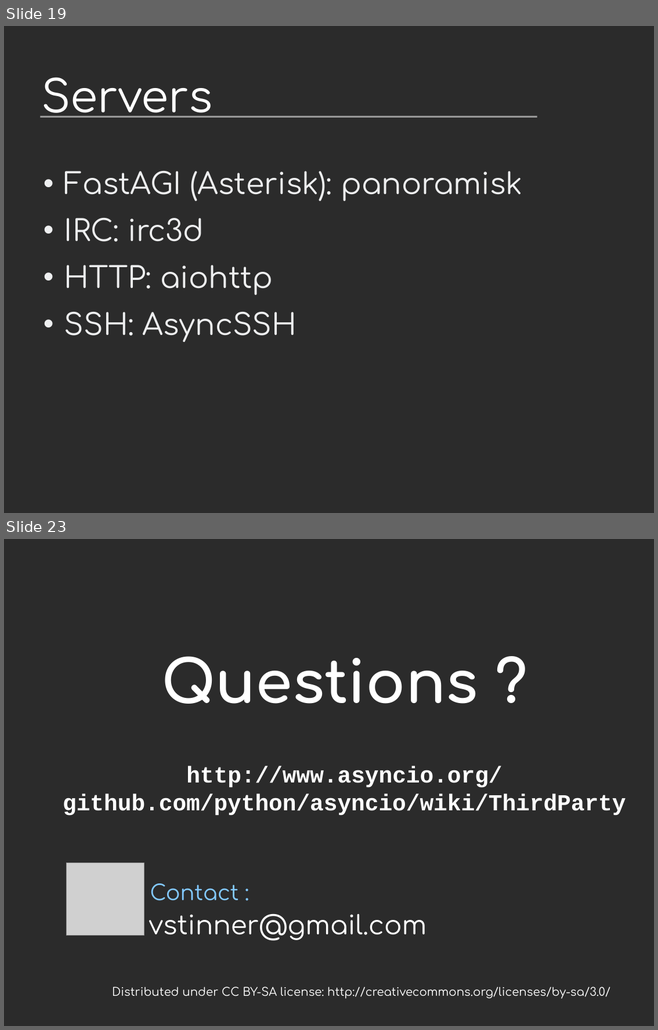
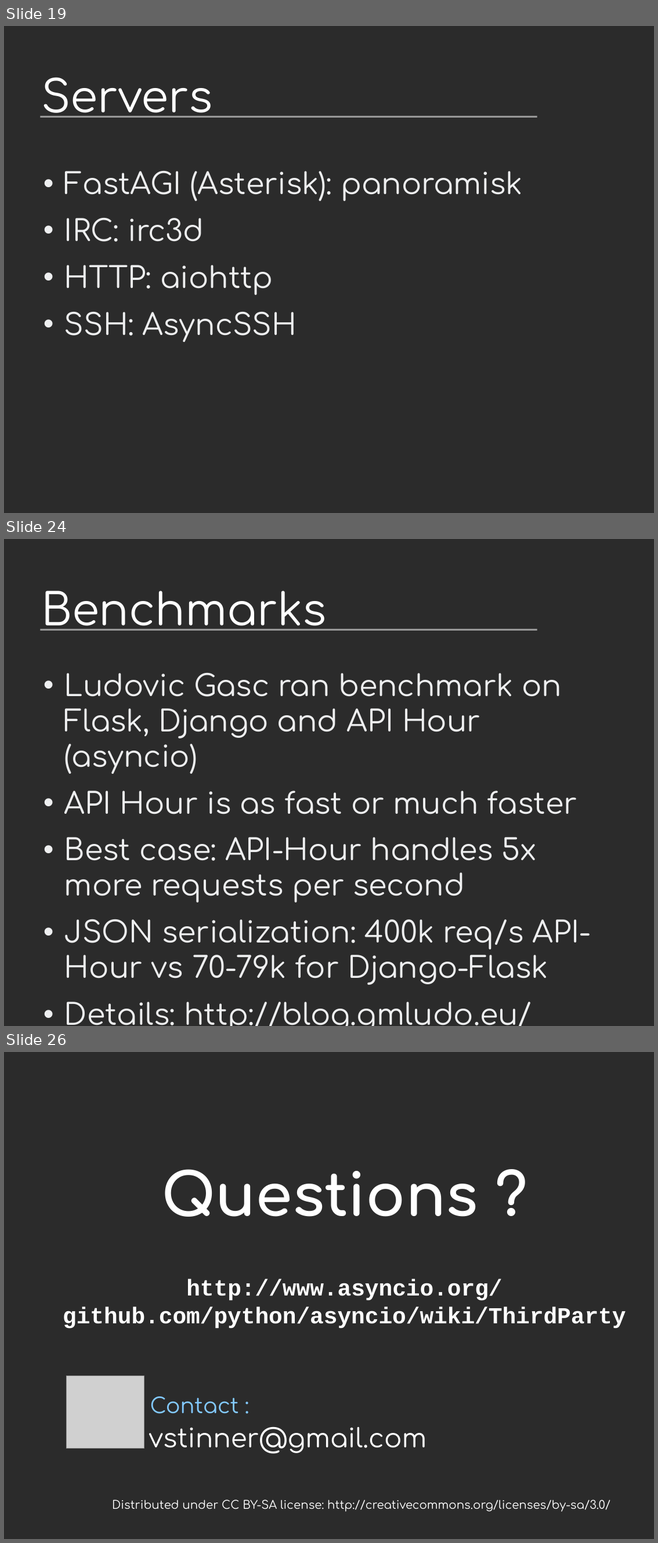
Before and after one commit to vstinner/talks, a slide deck: 2015-EuroPython-Bilbao/asyncio-community.odp. Shown one above the other, each under a label of ours: slides 19 and 23 before the commit, slides 19, 24 and 26 after it; the slides between them are not shown. The pictures are 658x1030 and 658x1543 pixels, drawn with LibreOffice and Linux fonts; fonts in the diff are those of the drawing; grey boxes stand for pictures; background and template pictures are left out; a plain dark background stands for a picture behind light text. Boxes give left, top, right and bottom in pixels: in the first picture for what was removed or moved away, otherwise in the second. Text is boxed around its words. In the diff, an @@ line names an element or a change of style, - is before the commit and + after.

```diff
--- a/2015-EuroPython-Bilbao/asyncio-community.odp
+++ b/2015-EuroPython-Bilbao/asyncio-community.odp
@@ slide 24 added at (4,539,654,1026), background picture (left out); not listed: 1 template element that a slide beside it also shows @@
@@ title added at (41,591,326,631), 54 pt, text #FFFFFF @@
+Benchmarks
@@ text added at (64,673,591,1026), 36 pt, text #EEEFF0 @@
+• Ludovic Gasc ran benchmark on Flask, Django and API Hour (asyncio)
+• API Hour is as fast or much faster
+• Best case: API-Hour handles 5x more requests per second
+• JSON serialization: 400k req/s API-Hour vs 70-79k for Django-Flask
+• Details: http://blog.gmludo.eu/
@@ what was slide 23 is now slide 26 @@
```
Also in this commit, not shown: 6 slides changed, 2 other slides added, 3 other files.
